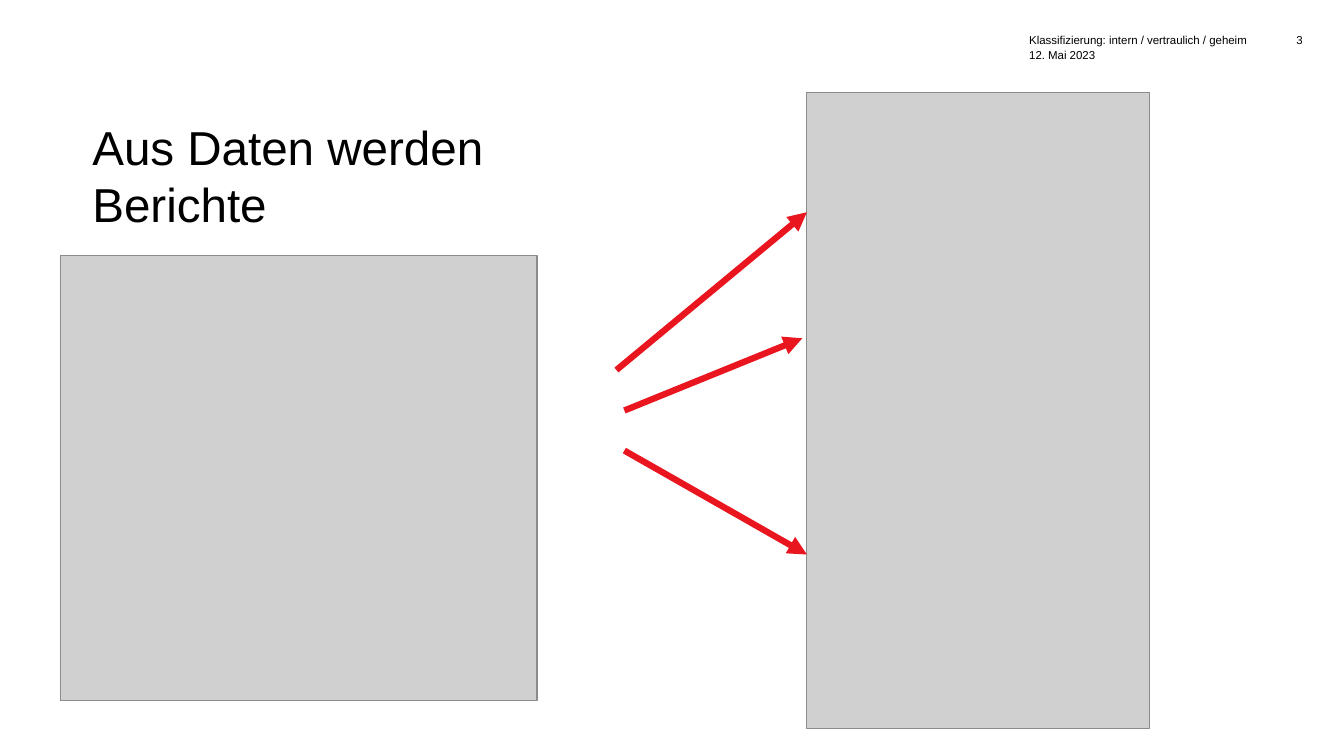
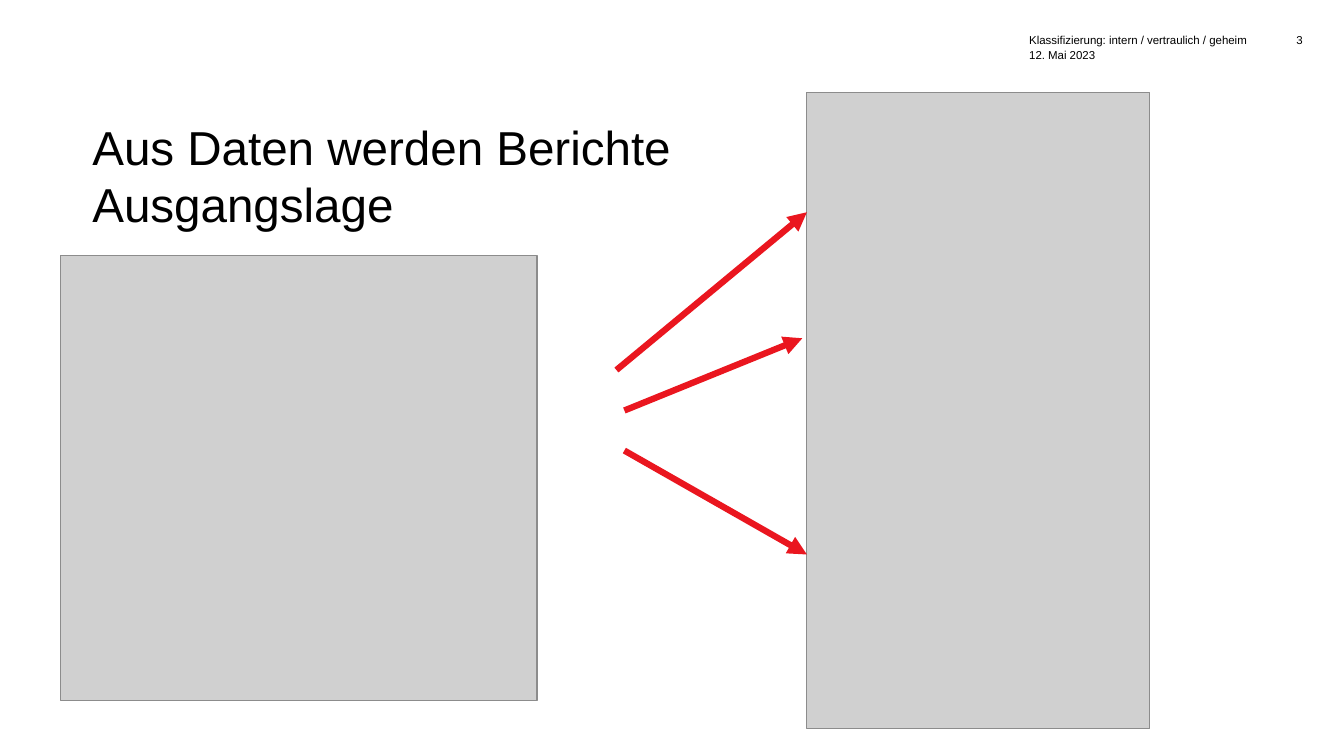
Before and after one commit to gilluuu/hackday-automatisierung-berichte, a slide deck: slide 3 of Praesentation/DemoAutomatisierungVonBerichten.pptx. Drawn at 1344x756 pixels with LibreOffice and Linux fonts; fonts in the diff are those of the drawing; grey boxes stand for pictures; background and template pictures are left out. Boxes give left, top, right and bottom in pixels: in the first picture for what was removed or moved away, otherwise in the second. Text is boxed around its words. In the diff, an @@ line names an element or a change of style, - is before the commit and + after.

```diff
--- a/Praesentation/DemoAutomatisierungVonBerichten.pptx
+++ b/Praesentation/DemoAutomatisierungVonBerichten.pptx
@@ title at box(92, 130, 670, 232): text changed @@
-Aus Daten werden
-Berichte
+Aus Daten werden Berichte
+Ausgangslage
```
Also in this commit, not shown: 6 other slides changed, 1 slide removed.
